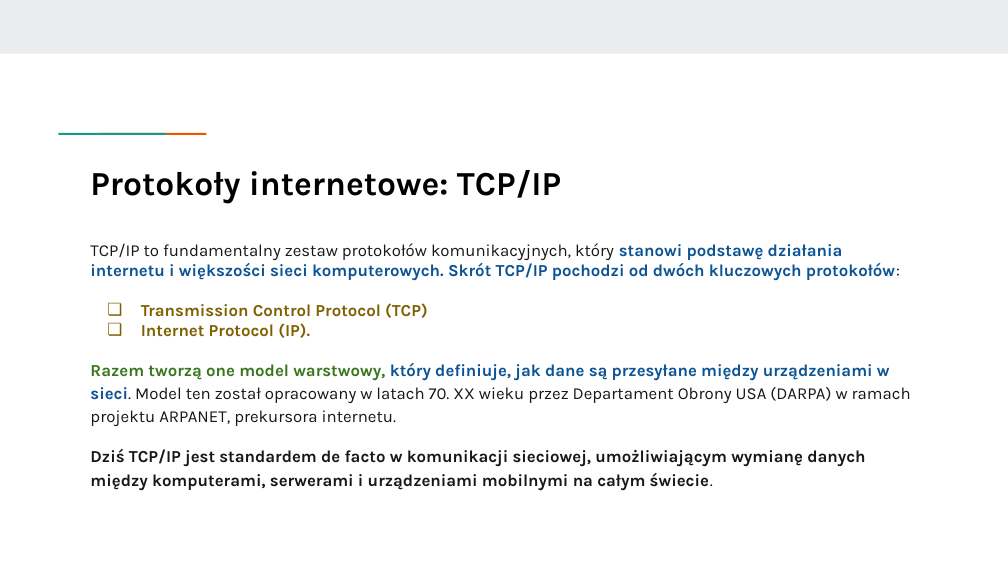
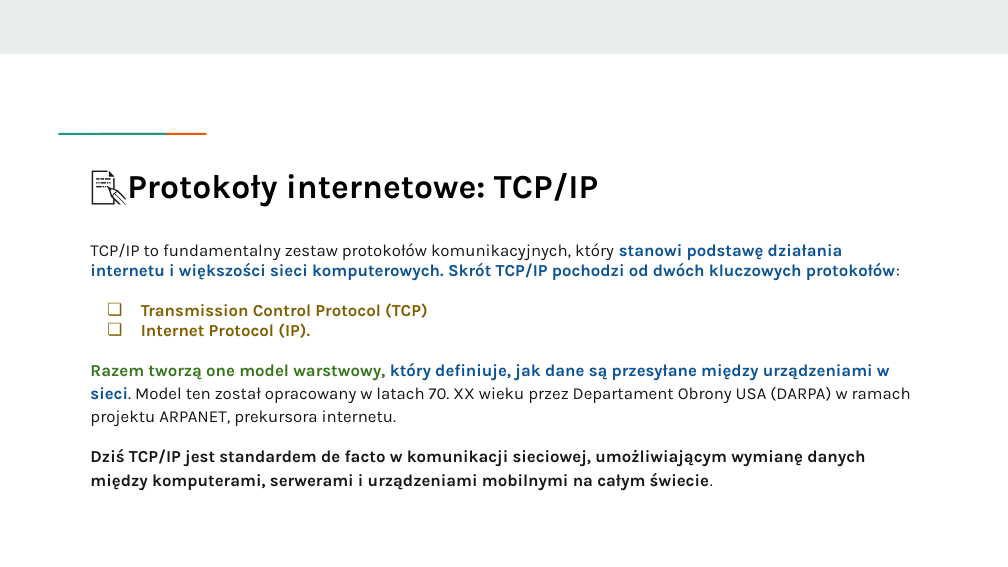
Before and after one commit to KasiaKasia/PRZEDMIOTY, a slide deck: slide 81 of ZASTOSOWANIE_INFORMATYKI/1A-gr_2/Zastosowanie informatyki - 1A gr. 2.pptx. Drawn at 1008x567 pixels with LibreOffice and Linux fonts; fonts in the diff are those of the drawing. Boxes give left, top, right and bottom in pixels: in the first picture for what was removed or moved away, otherwise in the second. Text is boxed around its words. In the diff, an @@ line names an element or a change of style, - is before the commit and + after.

```diff
--- a/ZASTOSOWANIE_INFORMATYKI/1A-gr_2/Zastosowanie informatyki - 1A gr. 2.pptx
+++ b/ZASTOSOWANIE_INFORMATYKI/1A-gr_2/Zastosowanie informatyki - 1A gr. 2.pptx
@@ title at bbox=[127, 173, 598, 207]: text changed @@
-Protokoły internetowe: TCP/IP
+📝Protokoły internetowe: TCP/IP
```
Also in this commit, not shown: 14 other slides changed, 3 other files.
